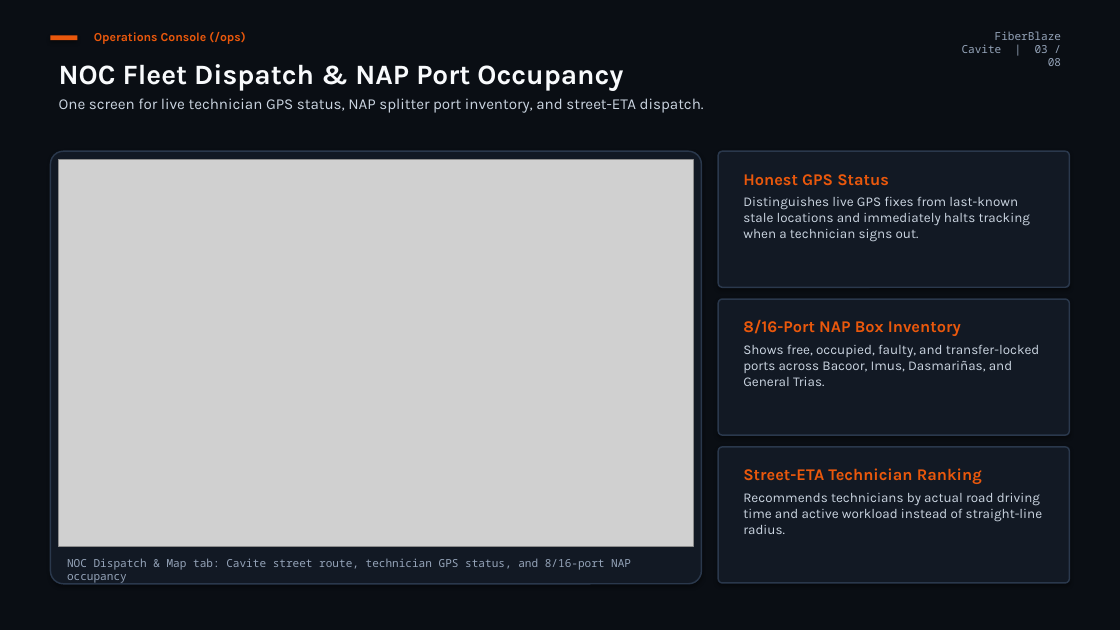
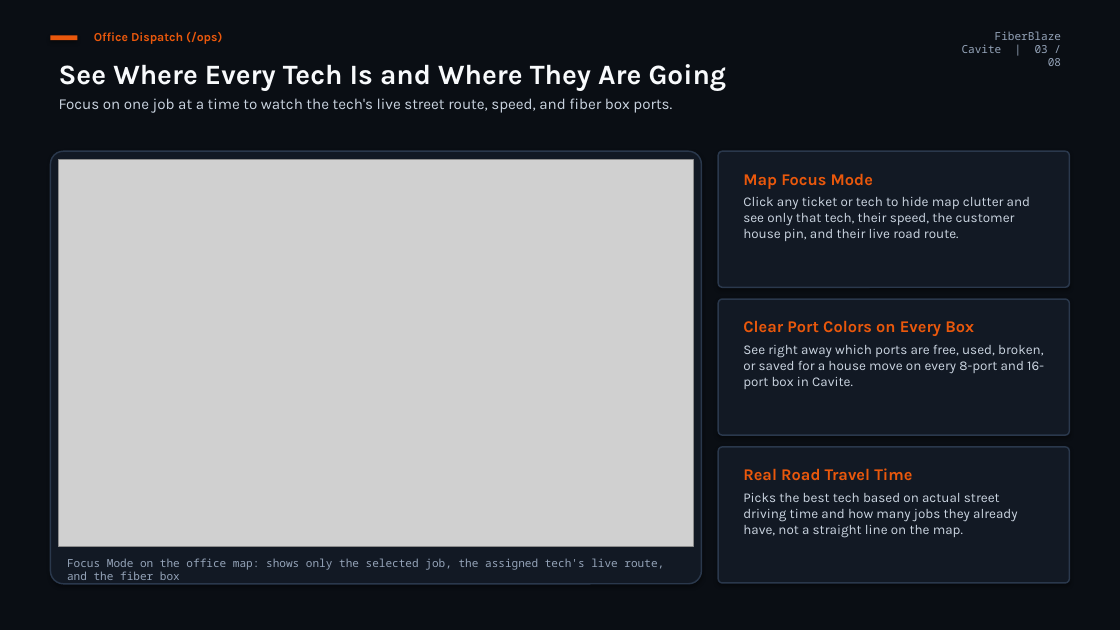
Before and after one commit to 4xachi/wfm, a slide deck: slide 3 of FiberBlaze_Cavite_WFM_Executive_Board_Presentation.pptx. Drawn at 1120x630 pixels with LibreOffice and Linux fonts; fonts in the diff are those of the drawing; grey boxes stand for pictures. Boxes give left, top, right and bottom in pixels: in the first picture for what was removed or moved away, otherwise in the second. Text is boxed around its words. In the diff, an @@ line names an element or a change of style, - is before the commit and + after.

Commit message:
docs(pptx): rewrite board presentation in plain everyday English

```diff
--- a/FiberBlaze_Cavite_WFM_Executive_Board_Presentation.pptx
+++ b/FiberBlaze_Cavite_WFM_Executive_Board_Presentation.pptx
@@ text at bbox=[94, 32, 222, 44]: text changed @@
-Operations Console (/ops)
+Office Dispatch (/ops)
@@ text at bbox=[59, 64, 727, 113]: text changed @@
-NOC Fleet Dispatch & NAP Port Occupancy
-One screen for live technician GPS status, NAP splitter port inventory, and street-ETA dispatch.
+See Where Every Tech Is and Where They Are Going
+Focus on one job at a time to watch the tech's live street route, speed, and fiber box ports.
@@ text at bbox=[743, 173, 1030, 241]: text changed @@
-Honest GPS Status
-Distinguishes live GPS fixes from last-known stale locations and immediately halts tracking when a technician signs out.
+Map Focus Mode
+Click any ticket or tech to hide map clutter and see only that tech, their speed, the customer house pin, and their live road route.
@@ text at bbox=[743, 320, 1044, 389]: text changed @@
-8/16-Port NAP Box Inventory
-Shows free, occupied, faulty, and transfer-locked ports across Bacoor, Imus, Dasmariñas, and General Trias.
+Clear Port Colors on Every Box
+See right away which ports are free, used, broken, or saved for a house move on every 8-port and 16-port box in Cavite.
@@ text at bbox=[743, 468, 1017, 537]: text changed @@
-Street-ETA Technician Ranking
-Recommends technicians by actual road driving time and active workload instead of straight-line radius.
+Real Road Travel Time
+Picks the best tech based on actual street driving time and how many jobs they already have, not a straight line on the map.
@@ text at bbox=[67, 558, 664, 580]: text changed @@
-NOC Dispatch & Map tab: Cavite street route, technician GPS status, and 8/16-port NAP occupancy
+Focus Mode on the office map: shows only the selected job, the assigned tech's live route, and the fiber box
```
Also in this commit, not shown: 7 other slides changed, 1 other file.
